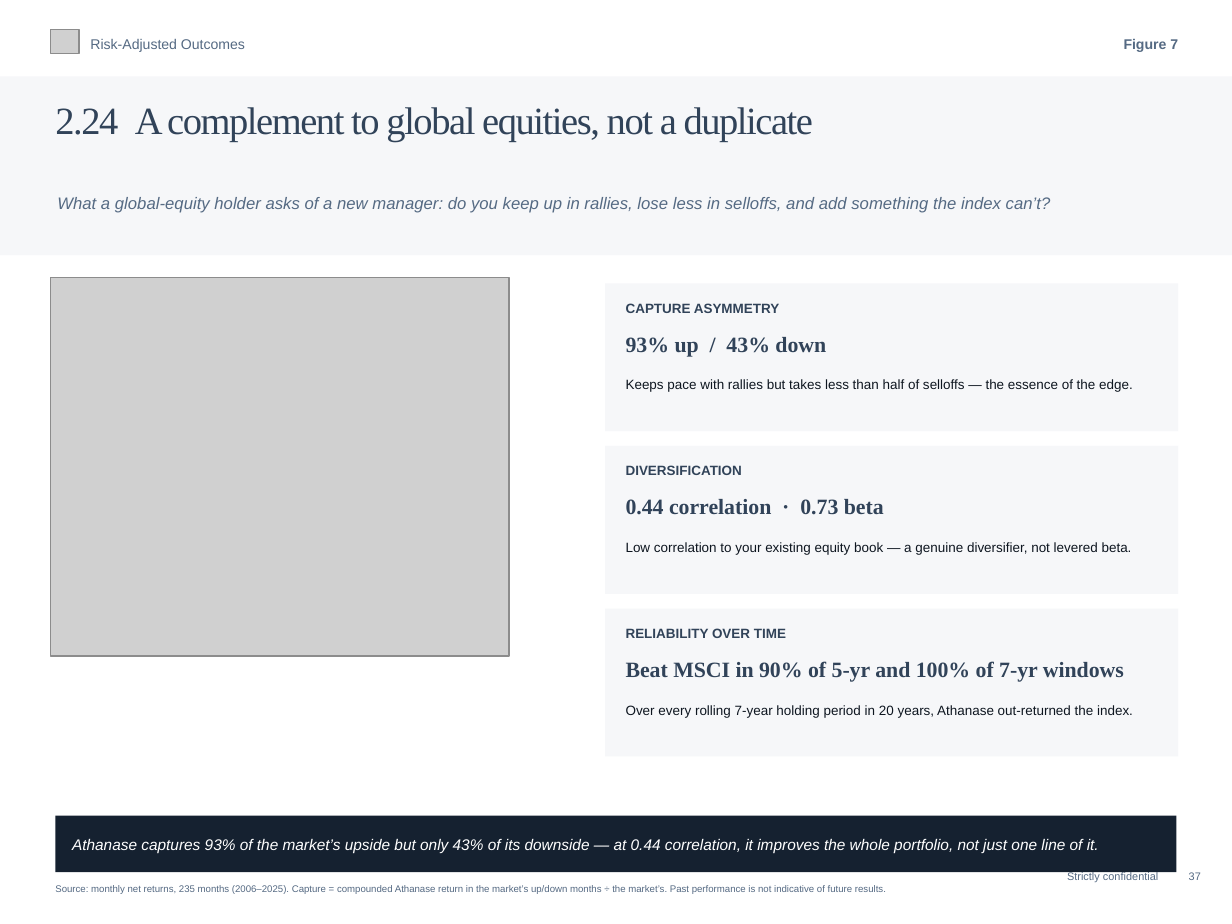
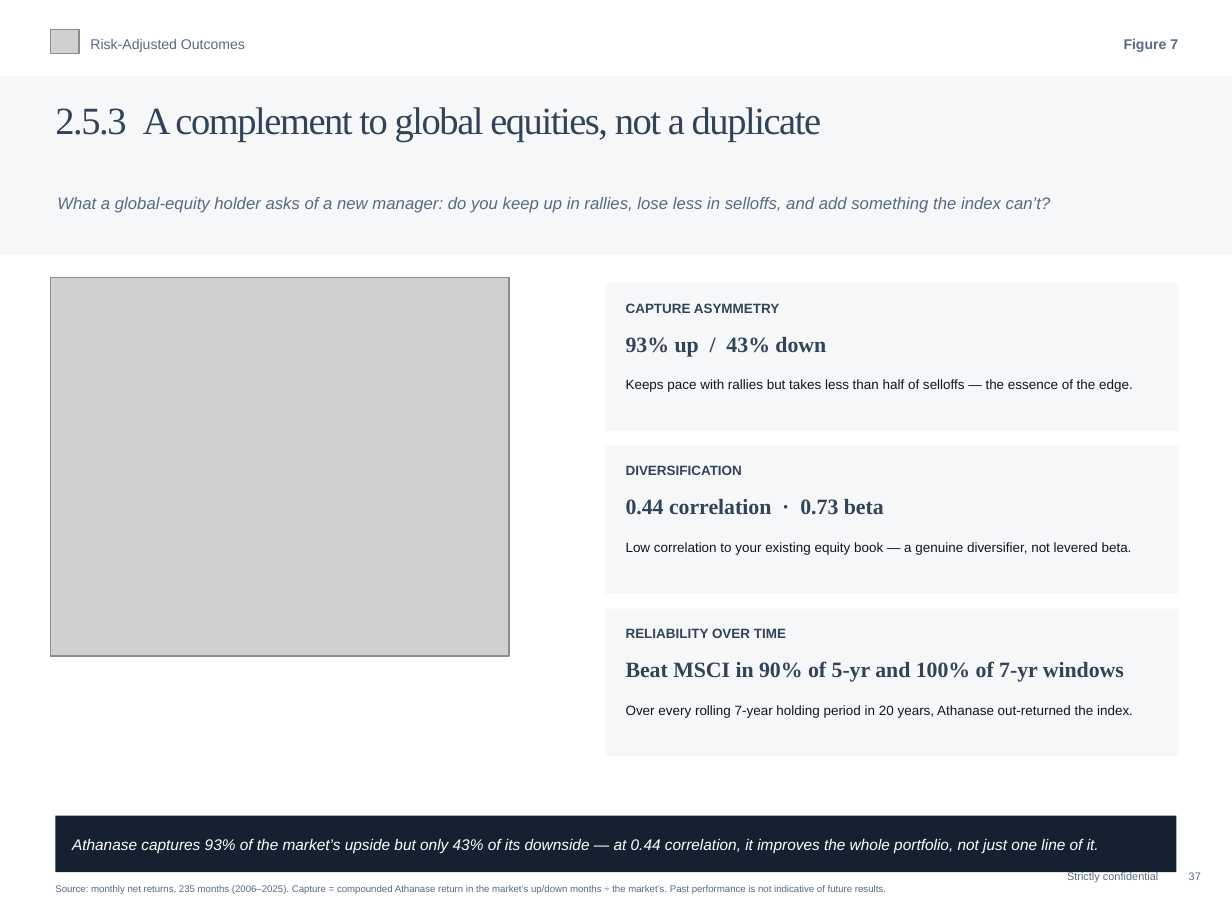
Before and after one commit to charette-lab/Claude, a slide deck: slide 40 of Athanase_Engaged_Ownership_Allocator_Deck.pptx. Drawn at 1232x924 pixels with LibreOffice and Linux fonts; fonts in the diff are those of the drawing; grey boxes stand for pictures. Boxes give left, top, right and bottom in pixels: in the first picture for what was removed or moved away, otherwise in the second. Text is boxed around its words. In the diff, an @@ line names an element or a change of style, - is before the commit and + after.

```diff
--- a/Athanase_Engaged_Ownership_Allocator_Deck.pptx
+++ b/Athanase_Engaged_Ownership_Allocator_Deck.pptx
@@ text at (55,107,821,142): text changed @@
-2.24 A complement to global equities, not a duplicate
+2.5.3 A complement to global equities, not a duplicate
```
Also in this commit, not shown: 32 other slides changed, 1 other file.
